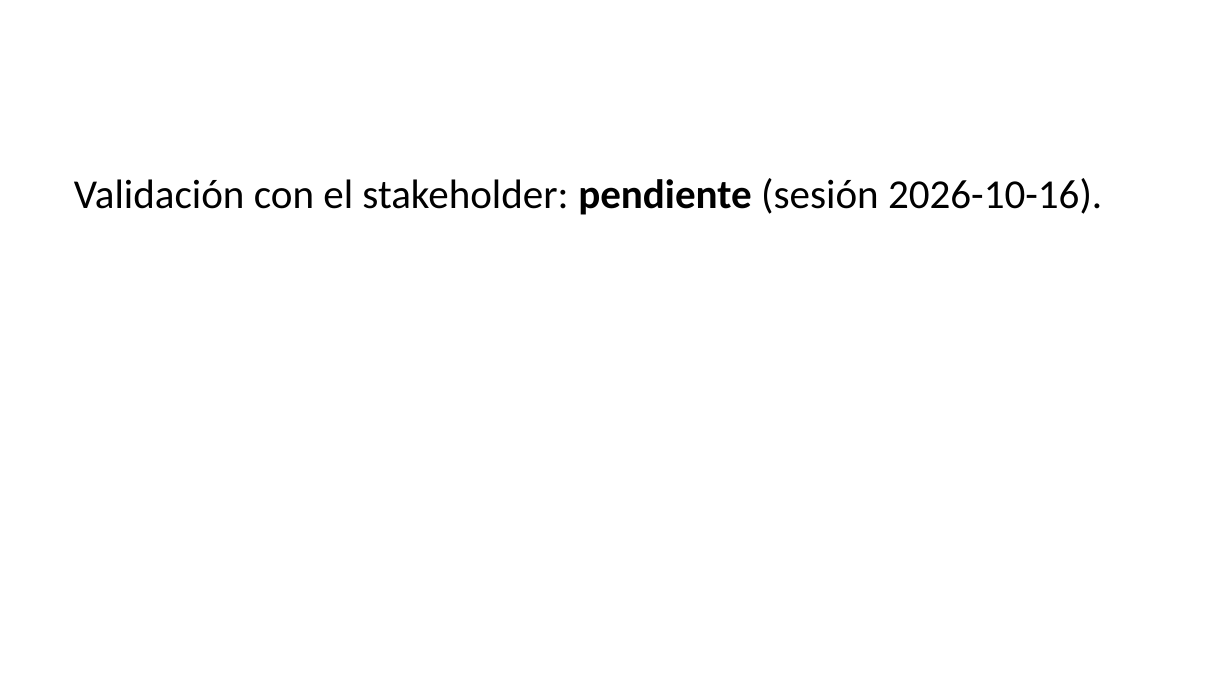
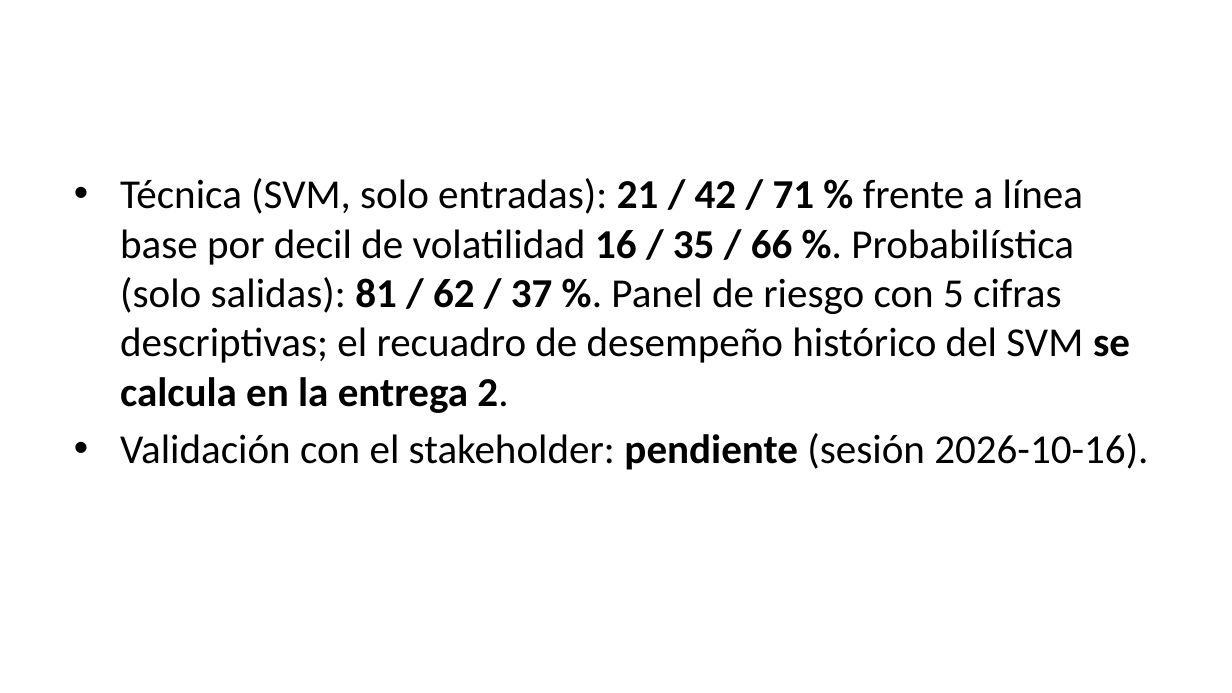
Before and after one commit to louis97/asistente-financiero, a slide deck: slide 5 of entregables/entrega_1/presentacion.pptx. Drawn at 1232x693 pixels with LibreOffice and Linux fonts; fonts in the diff are those of the drawing. Boxes give left, top, right and bottom in pixels: in the first picture for what was removed or moved away, otherwise in the second. Text is boxed around its words. In the diff, an @@ line names an element or a change of style, - is before the commit and + after.

```diff
--- a/entregables/entrega_1/presentacion.pptx
+++ b/entregables/entrega_1/presentacion.pptx
@@ text at bbox=[120, 178, 1130, 413]: paragraph added @@
+• Técnica (SVM, solo entradas): 21 / 42 / 71 % frente a línea base por decil de volatilidad 16 / 35 / 66 %. Probabilística (solo salidas): 81 / 62 / 37 %. Panel de riesgo con 5 cifras descriptivas; el recuadro de desempeño histórico del SVM se calcula en la entrega 2.
@@ text at bbox=[120, 433, 1148, 470]: bullet none to • @@
```
Also in this commit, not shown: 1 other slide changed, 1 slide added, 4 other files.
